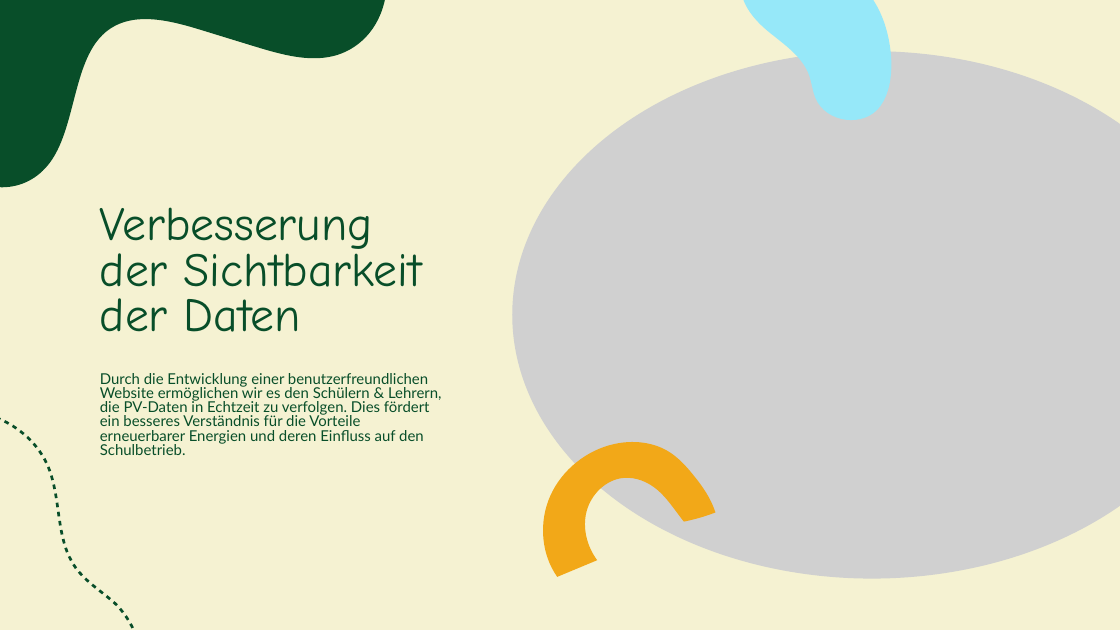
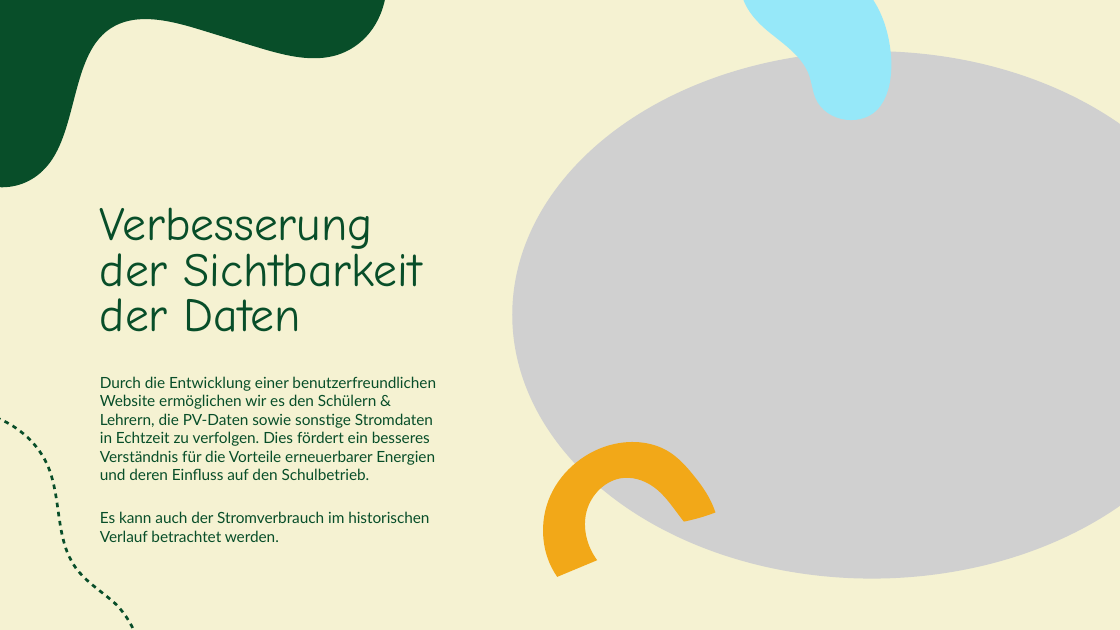
Before and after one commit to BjelakDenis/2324-4bhif-syp-project-iot-dashboard, a slide deck: slide 5 of LeoEnergy.pptx. Drawn at 1120x630 pixels with LibreOffice and Linux fonts; fonts in the diff are those of the drawing; grey boxes stand for pictures. Boxes give left, top, right and bottom in pixels: in the first picture for what was removed or moved away, otherwise in the second. Text is boxed around its words. In the diff, an @@ line names an element or a change of style, - is before the commit and + after.

```diff
--- a/LeoEnergy.pptx
+++ b/LeoEnergy.pptx
@@ subtitle at <box>100,376,436,542</box>: text changed; size 9.6 to 9.9 pt @@
-Durch die Entwicklung einer benutzerfreundlichen Website ermöglichen wir es den Schülern & Lehrern, die PV-Daten in Echtzeit zu verfolgen. Dies fördert ein besseres Verständnis für die Vorteile erneuerbarer Energien und deren Einfluss auf den Schulbetrieb.
+Durch die Entwicklung einer benutzerfreundlichen Website ermöglichen wir es den Schülern & Lehrern, die PV-Daten sowie sonstige Stromdaten in Echtzeit zu verfolgen. Dies fördert ein besseres Verständnis für die Vorteile erneuerbarer Energien und deren Einfluss auf den Schulbetrieb.
+Es kann auch der Stromverbrauch im historischen Verlauf betrachtet werden.
```
Also in this commit, not shown: 1 other slide changed, 1 slide added, 1 other file.
